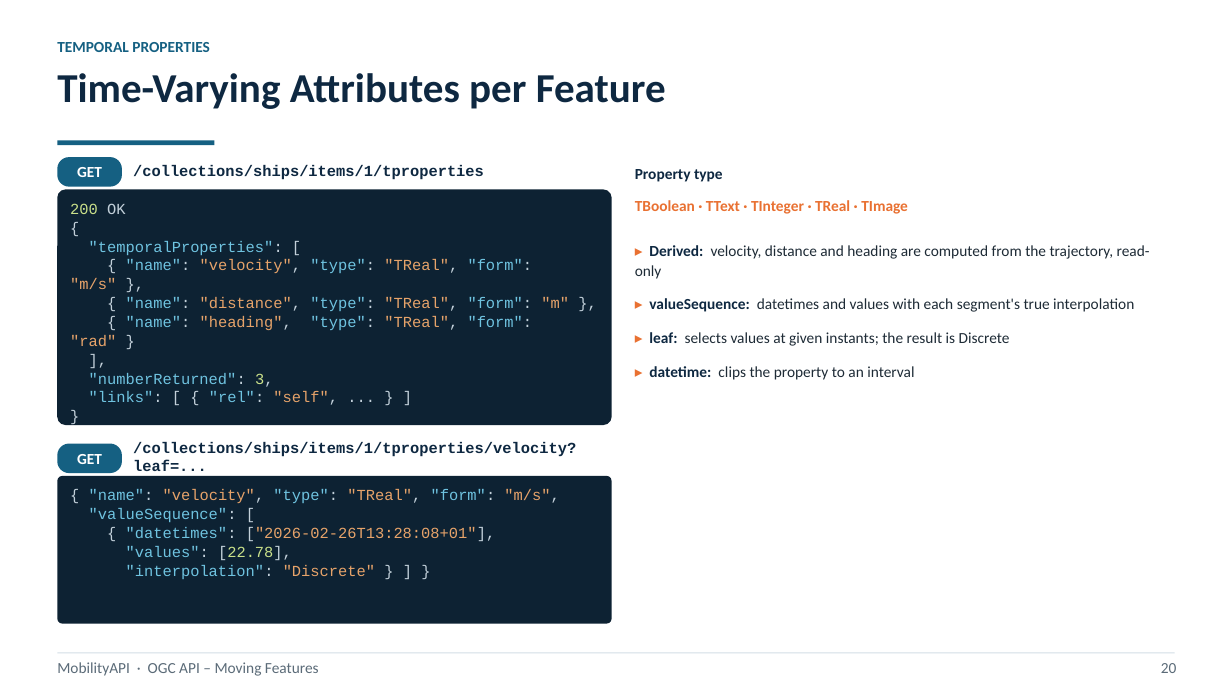
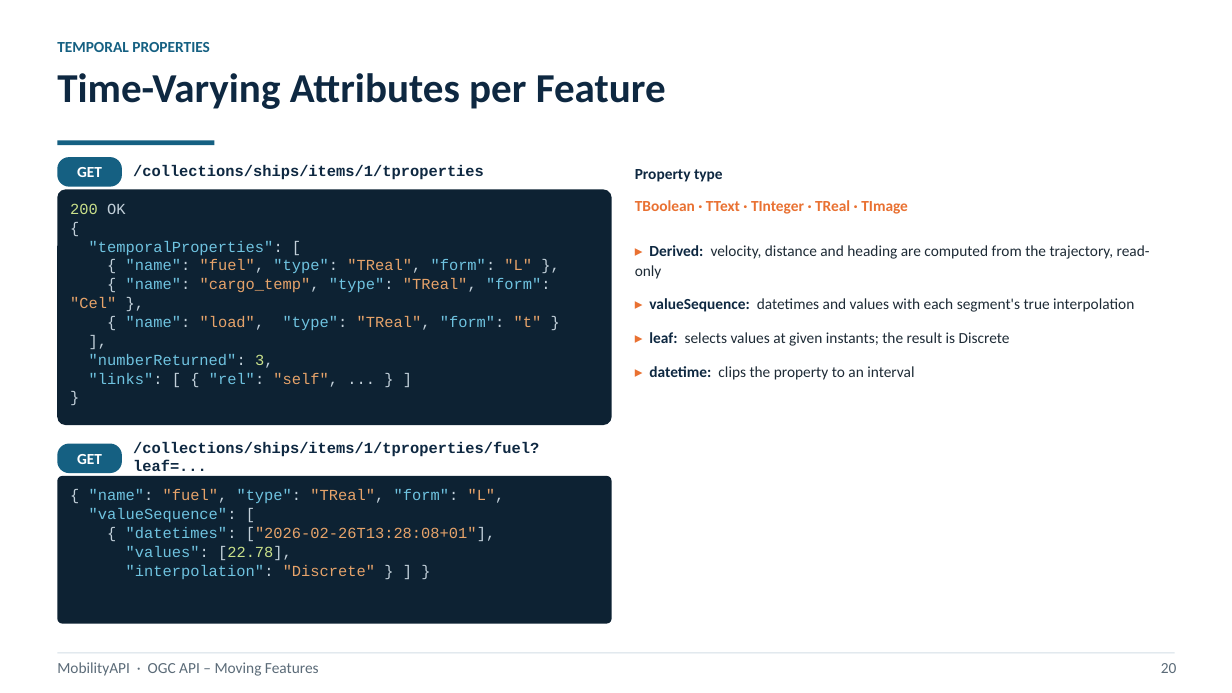
Before and after one commit to MobilityDB/MobilityAPI, a slide deck: slide 20 of MobilityAPIV6.pptx. Drawn at 1232x693 pixels with LibreOffice and Linux fonts; fonts in the diff are those of the drawing. Boxes give left, top, right and bottom in pixels: in the first picture for what was removed or moved away, otherwise in the second. Text is boxed around its words. In the diff, an @@ line names an element or a change of style, - is before the commit and + after.

```diff
--- a/MobilityAPIV6.pptx
+++ b/MobilityAPIV6.pptx
@@ text at (x1=70, y1=259, x2=551, y2=330): text changed @@
-{ "name": "velocity", "type": "TReal", "form": "m/s" },
-{ "name": "distance", "type": "TReal", "form": "m" },
-{ "name": "heading", "type": "TReal", "form": "rad" }
+{ "name": "fuel", "type": "TReal", "form": "L" },
+{ "name": "cargo_temp", "type": "TReal", "form": "Cel" },
+{ "name": "load", "type": "TReal", "form": "t" }
@@ text at (x1=133, y1=442, x2=539, y2=471): text changed @@
-/collections/ships/items/1/tproperties/velocity?leaf=...
+/collections/ships/items/1/tproperties/fuel?leaf=...
@@ text at (x1=89, y1=489, x2=505, y2=503): text changed; text colour #E6A36A to #6FC3E0 @@
-{ "name": "velocity", "type": "TReal", "form": "m/s",
+{ "name": "fuel", "type": "TReal", "form": "L",
```
Also in this commit, not shown: 3 other slides changed, 1 other file.
